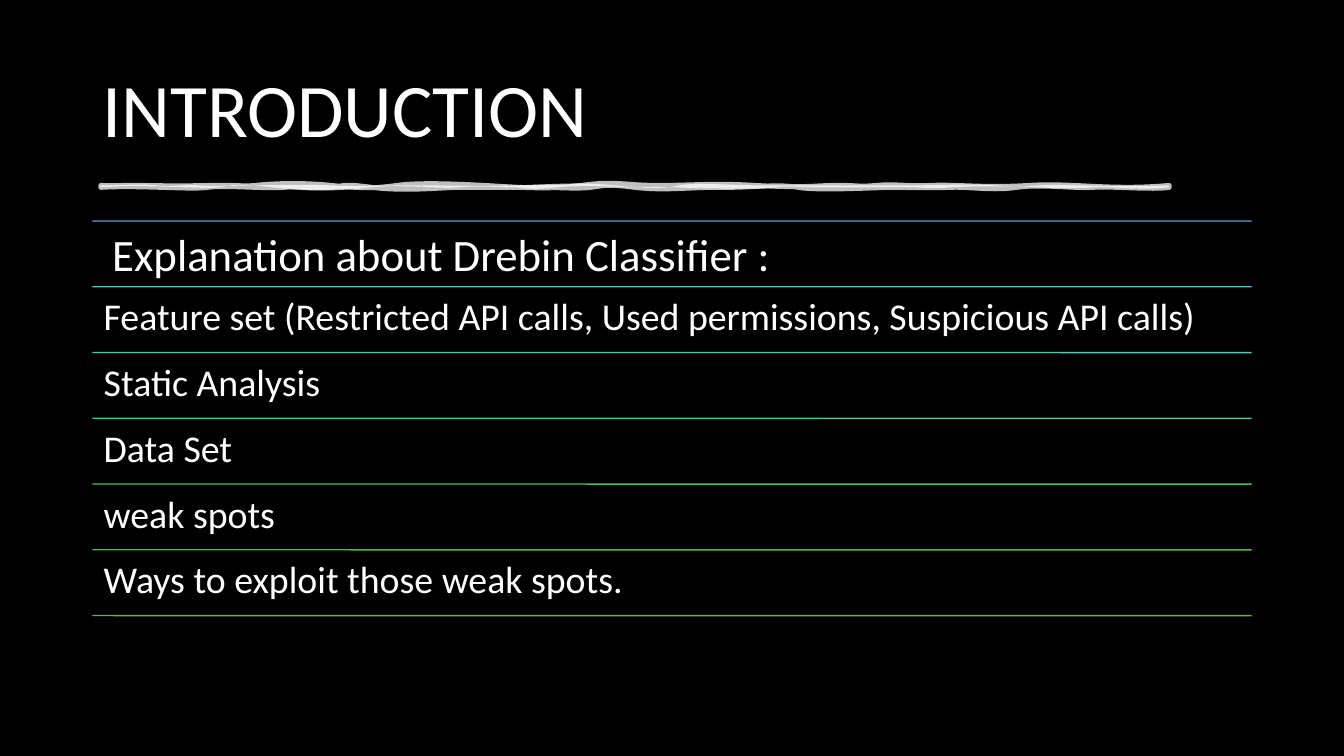
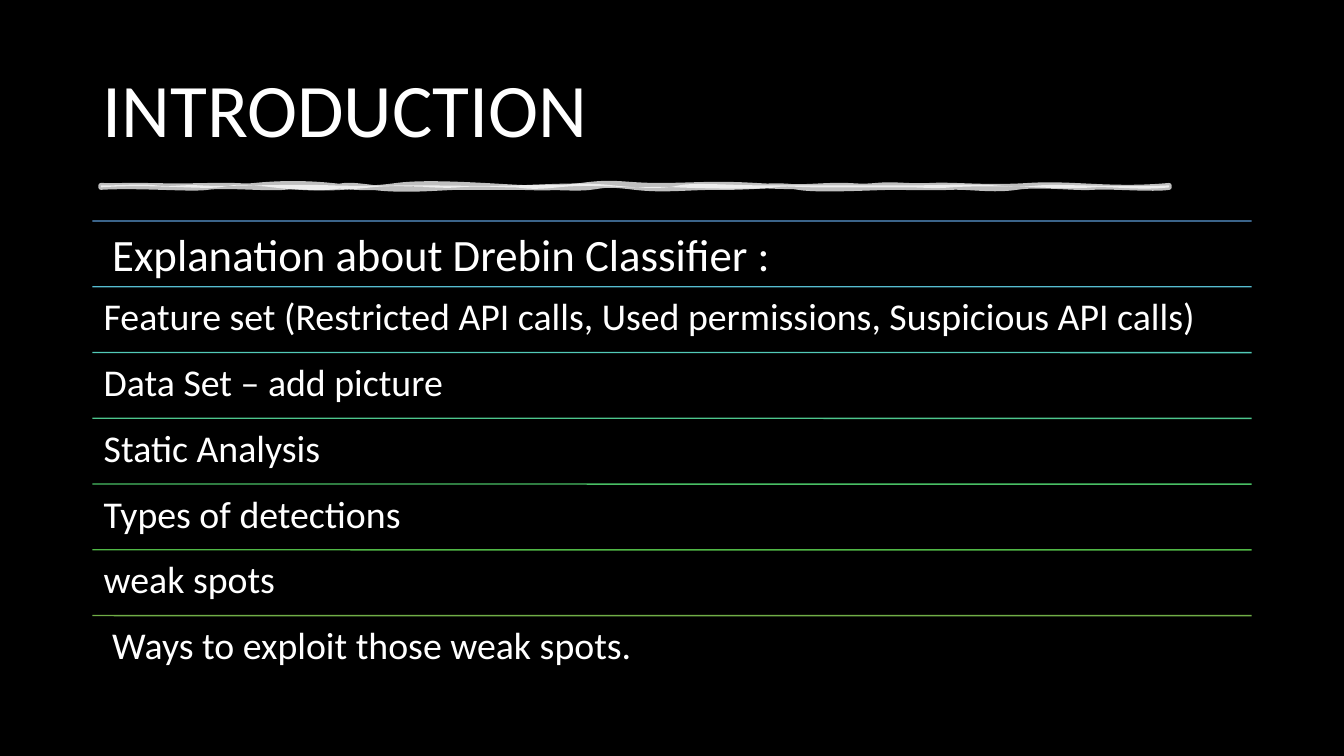
Before and after one commit to TalMalchi/drebin-android-attack, a slide deck: slide 2 of Presentation.pptx. Drawn at 1344x756 pixels with LibreOffice and Linux fonts; fonts in the diff are those of the drawing; background and template pictures are left out. Boxes give left, top, right and bottom in pixels: in the first picture for what was removed or moved away, otherwise in the second. Text is boxed around its words. In the diff, an @@ line names an element or a change of style, - is before the commit and + after.

```diff
--- a/Presentation.pptx
+++ b/Presentation.pptx
@@ text at box(104, 369, 442, 402): text changed @@
-Data Set
+Data Set – add picture
@@ text added at box(104, 501, 401, 534), 27 pt, text #FFFFFF @@
+Types of detections
@@ 3 texts: place and size @@
-3 texts at box(104, 369, 623, 599)
+3 texts at box(104, 435, 632, 665)
```
Also in this commit, not shown: 3 other slides changed, 1 slide added, 1 slide removed.
